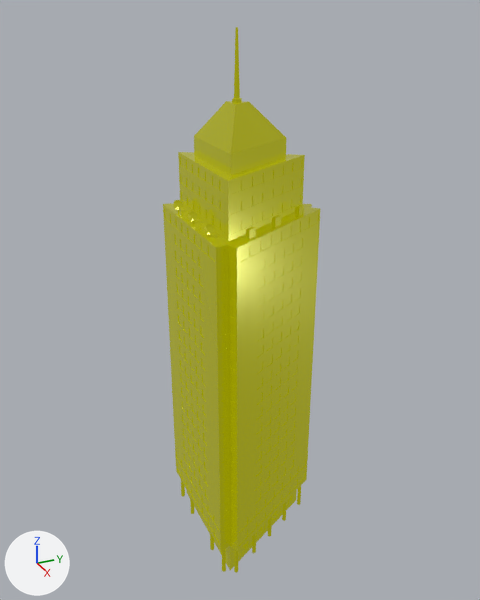
A saved change to the glTF model public/models/building-skyscraper.glb.
Rendered twice from a 50 mm camera at (95.0, -45.1, 95.9) aimed at (-1.6, -1.6, 47.6). The axes (+X, +Y, +Z) are drawn at lower left. The lights are the same throughout. Where no turn or scale is listed for an object, it has been applied to the vertices.

In view in the first picture: 'building-skyscraper'.
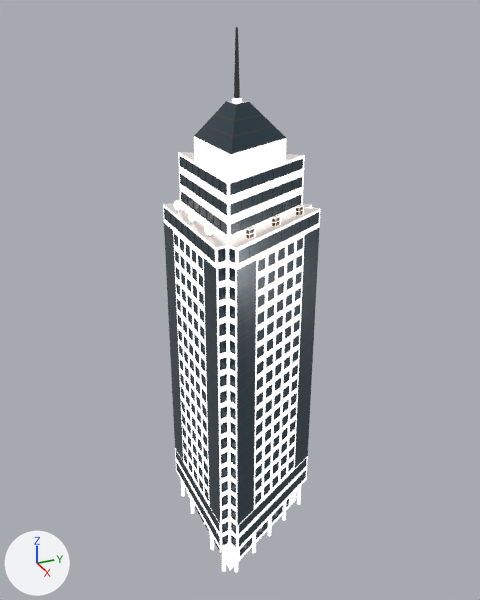
Where the change shows, as pixel boxes [x1, y1, x2, y2] in the pictures (480 x 600 px):
```json
{"object": "building-skyscraper", "change": "recoloured", "before": [163, 27, 321, 573], "after": [163, 27, 321, 573]}
```

The change, as JSON lines over the scene's bpy script:
```json
{"op": "add", "block": "img_base", "code": ["img_base = load_image('base', '_unpacked/base', 1024, 1024, 'sRGB')"]}
{"op": "add", "block": "mat_lowpoly_colors_001", "code": ["mat_lowpoly_colors_001 = bpy.data.materials.new('LOWPOLY-COLORS.001')", "# uses the picture img_base"]}
{"block": "me_building_skyscraper", "where": "me_building_skyscraper.from_pydata(...)  # 9762 vertices, 19382 faces; spans x -13.5..13.5, y -11.5..11.9, z 0.0..91.8"}
{"op": "remove", "block": "me_building_skyscraper", "code": "me_building_skyscraper.materials.append(mat_lowpoly_colors)"}
{"op": "add", "block": "me_building_skyscraper", "code": "me_building_skyscraper.materials.append(mat_lowpoly_colors_001)"}
```
